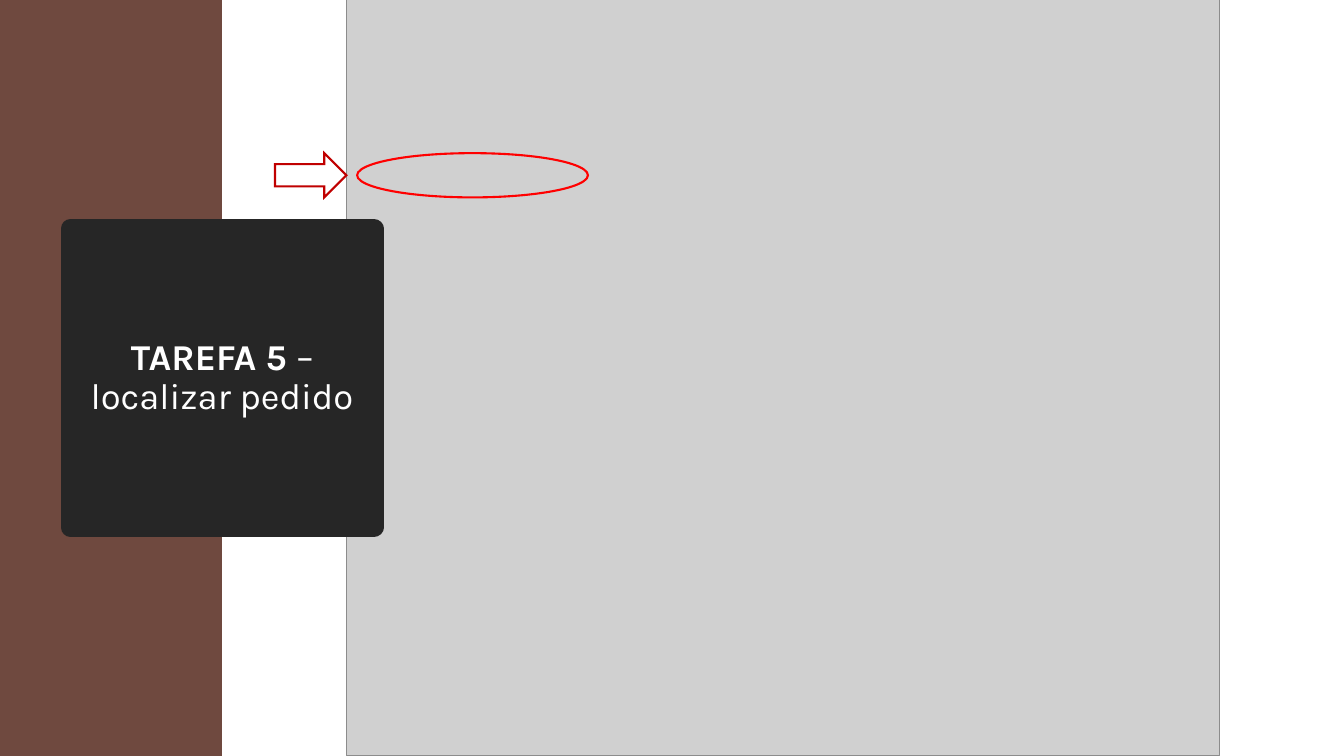
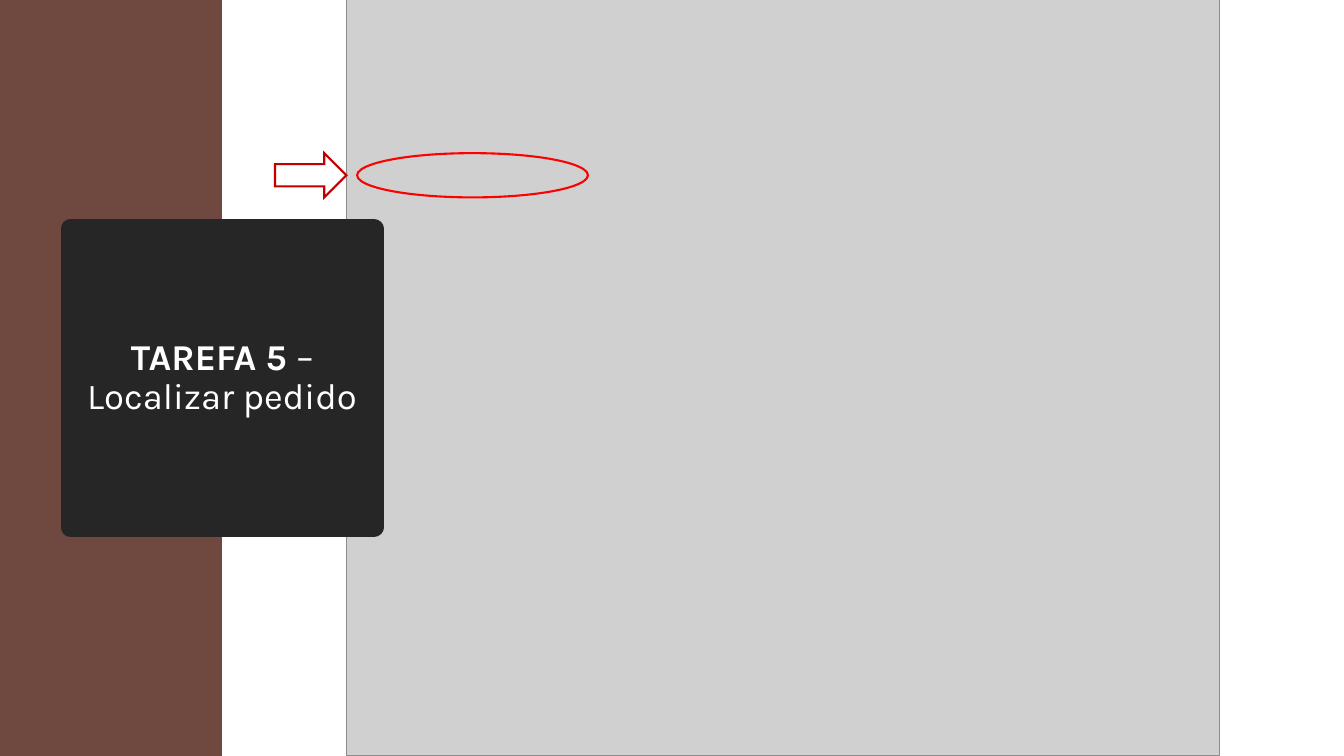
Before and after one commit to ICEI-PUC-Minas-PMV-SI/pmv-si-2026-1-pe3-t3-squad-05, a slide deck: slide 30 of docs/testes/Fluxo.pptx (slide 31 before the commit). Drawn at 1344x756 pixels with LibreOffice and Linux fonts; fonts in the diff are those of the drawing; grey boxes stand for pictures. Boxes give left, top, right and bottom in pixels: in the first picture for what was removed or moved away, otherwise in the second. Text is boxed around its words. In the diff, an @@ line names an element or a change of style, - is before the commit and + after.

```diff
--- a/docs/testes/Fluxo.pptx
+++ b/docs/testes/Fluxo.pptx
@@ title at (87, 346, 357, 418): text changed @@
-TAREFA 5 – localizar pedido
+TAREFA 5 – Localizar pedido
```
Also in this commit, not shown: 12 other slides changed, 1 slide removed.
